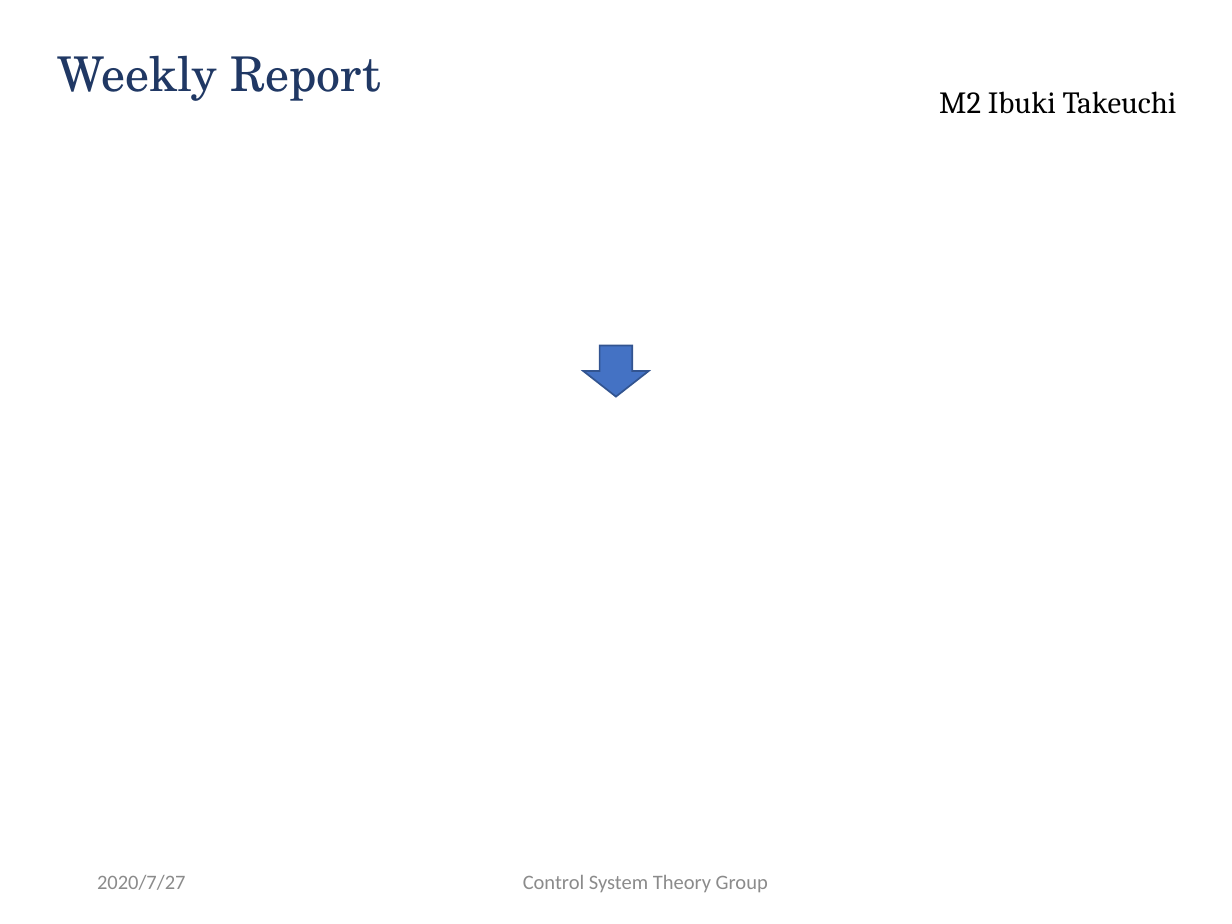
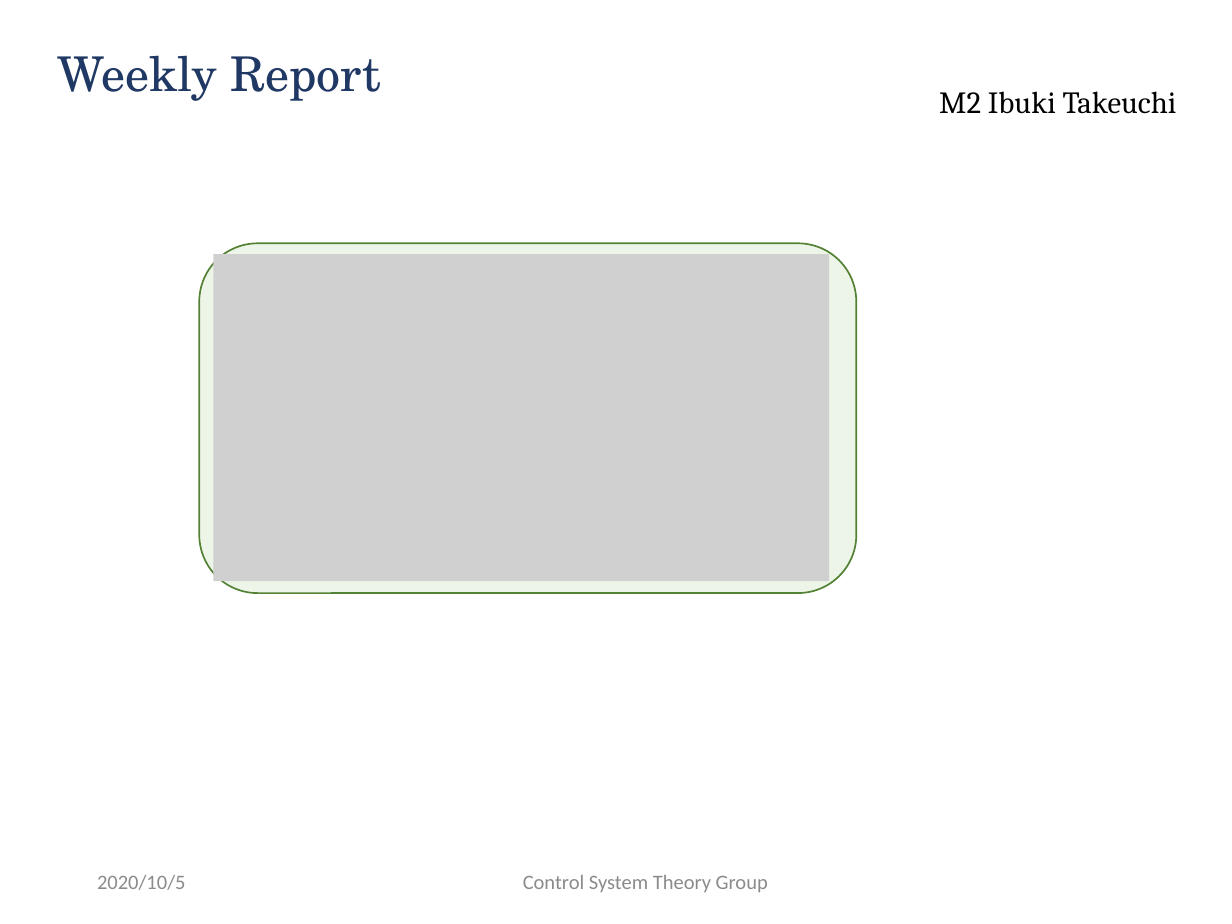
Before and after one commit to ibuki1024/weekly_report, a slide deck: slide 2 of report.pptx. Drawn at 1232x924 pixels with LibreOffice and Linux fonts; fonts in the diff are those of the drawing; grey boxes stand for pictures; background and template pictures are left out. Boxes give left, top, right and bottom in pixels: in the first picture for what was removed or moved away, otherwise in the second. Text is boxed around its words. In the diff, an @@ line names an element or a change of style, - is before the commit and + after.

```diff
--- a/report.pptx
+++ b/report.pptx
@@ rounded rectangle added at box(200, 244, 856, 594), fill #A9D18E at 20% opacity, outline #548235 1 pt @@
@@ picture added at box(213, 254, 829, 582) @@
@@ down arrow removed at box(584, 345, 649, 395) @@
@@ text at box(97, 875, 186, 890): text changed @@
-2020/7/27
+2020/10/5
```
Also in this commit, not shown: 1 other slide changed, 1 slide added, 1 other file.
